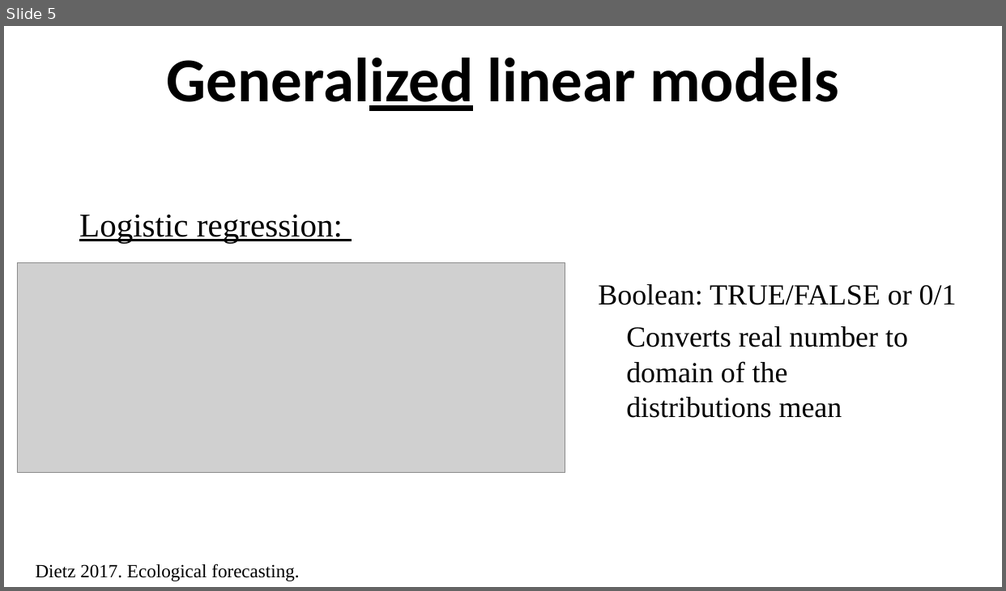
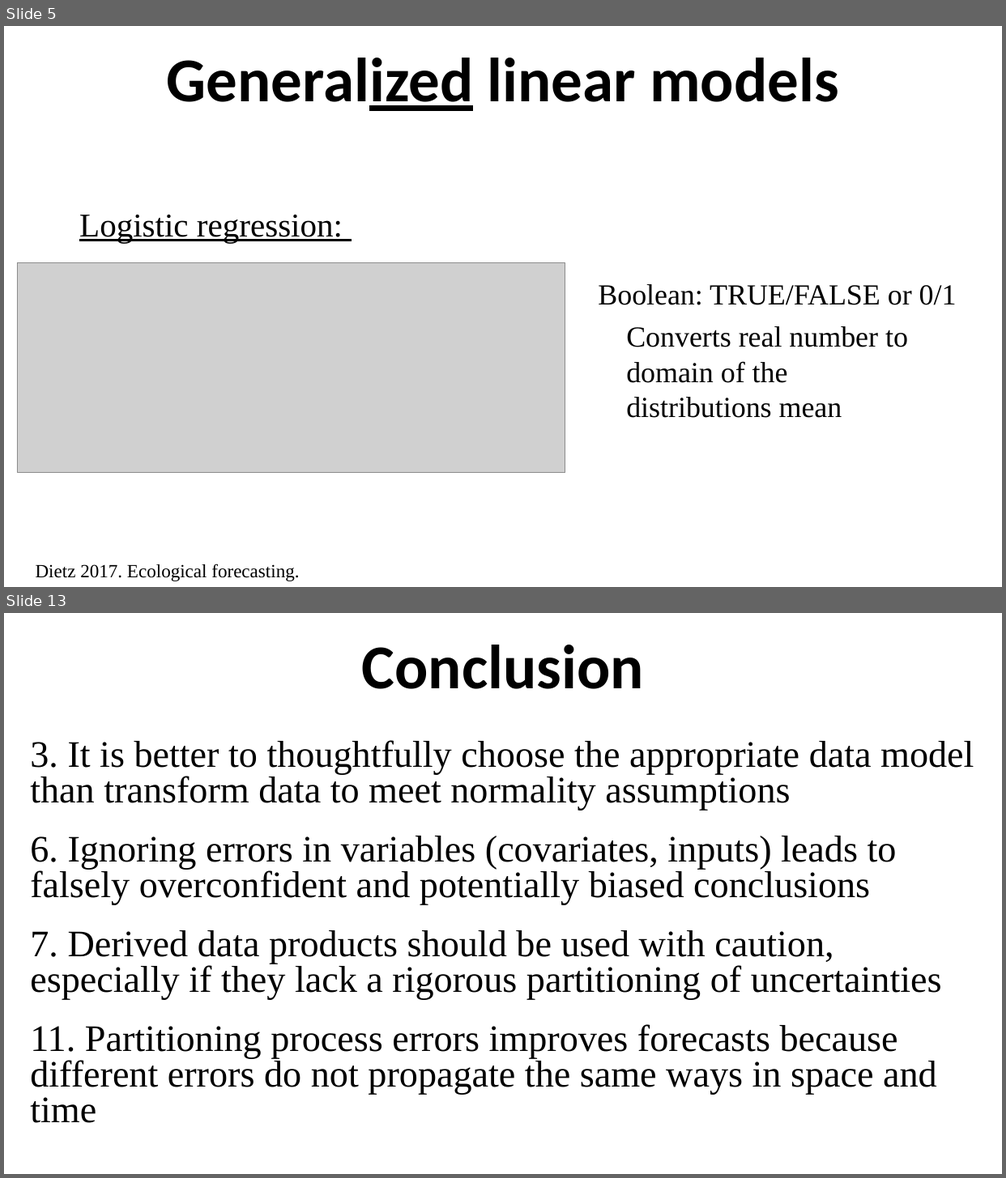
Before and after one commit to ahurford/aarms-summer-school, a slide deck: amy-lectures/Characterizing_Uncertainty.pptx. Shown one above the other, each under a label of ours: slide 5 before the commit, slides 5 and 13 after it; the slides between them are not shown. The pictures are 1006x591 and 1006x1178 pixels, drawn with LibreOffice and Linux fonts; fonts in the diff are those of the drawing; grey boxes stand for pictures. Boxes give left, top, right and bottom in pixels: in the first picture for what was removed or moved away, otherwise in the second. Text is boxed around its words. In the diff, an @@ line names an element or a change of style, - is before the commit and + after.

```diff
--- a/amy-lectures/Characterizing_Uncertainty.pptx
+++ b/amy-lectures/Characterizing_Uncertainty.pptx
@@ slide 13 added at [4,613,1002,1174], background #FFFFFF @@
@@ title added at [362,645,644,689], 60 pt, text #000000, bold @@
+Conclusion
@@ text added at [30,740,974,1123], 36 pt, text #000000 @@
+3. It is better to thoughtfully choose the appropriate data model than transform data to meet normality assumptions
+6. Ignoring errors in variables (covariates, inputs) leads to falsely overconfident and potentially biased conclusions
+7. Derived data products should be used with caution, especially if they lack a rigorous partitioning of uncertainties
+11. Partitioning process errors improves forecasts because different errors do not propagate the same ways in space and time
```
Also in this commit, not shown: 5 slides changed, 3 other slides added, 1 other file.
